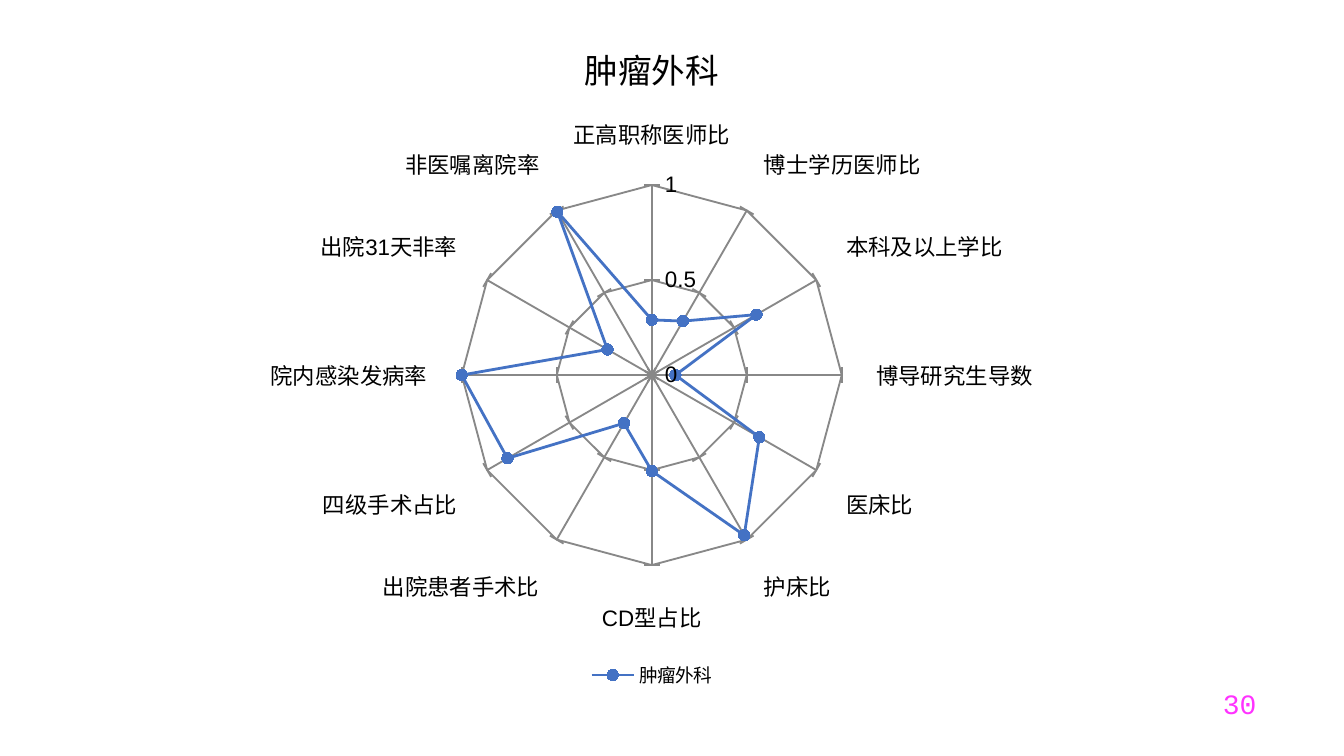
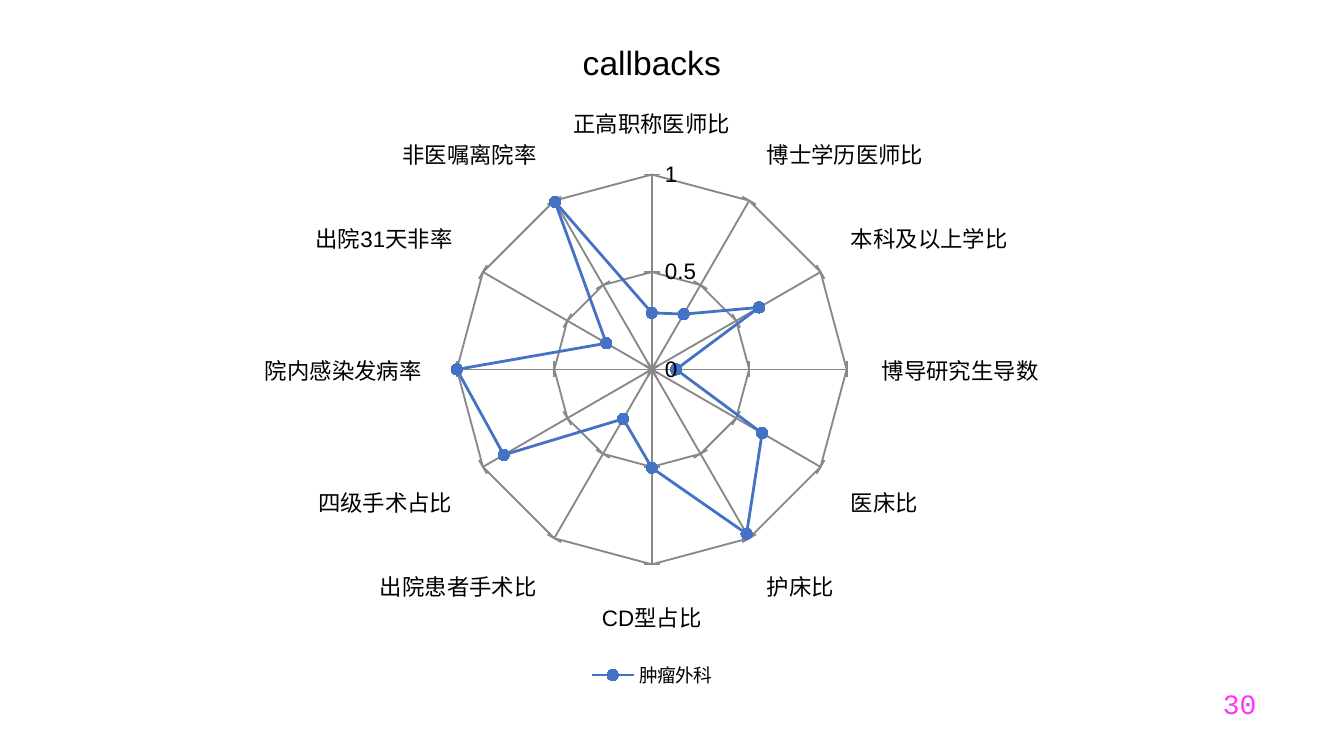
Before and after one commit to Tostig0916/hqcoffee, a slide deck: slide 30 of outputs/PPT/jsszyy.pptxgen.pptx. Drawn at 1344x756 pixels with LibreOffice and Linux fonts; fonts in the diff are those of the drawing. Boxes give left, top, right and bottom in pixels: in the first picture for what was removed or moved away, otherwise in the second. Text is boxed around its words. In the diff, an @@ line names an element or a change of style, - is before the commit and + after.

```diff
--- a/outputs/PPT/jsszyy.pptxgen.pptx
+++ b/outputs/PPT/jsszyy.pptxgen.pptx
@@ radar chart at <box>13,13,1290,694</box> @@
@@ title "肿瘤外科" to "callbacks" @@
```
Also in this commit, not shown: 36 other slides changed, 3 other files.
